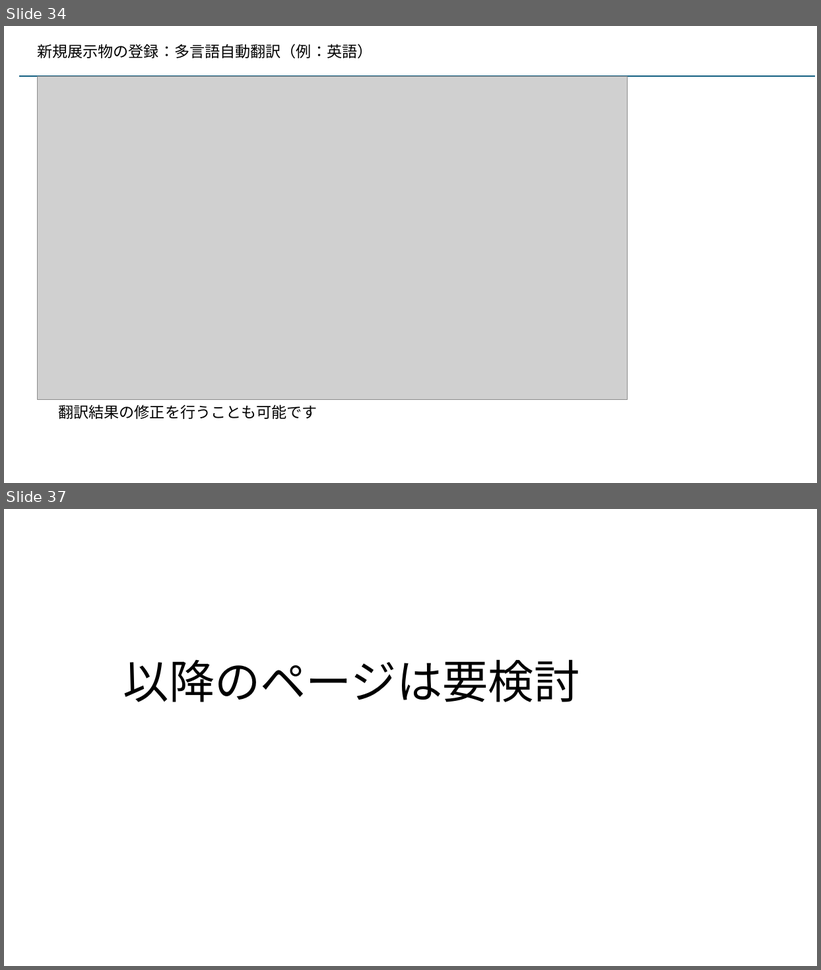
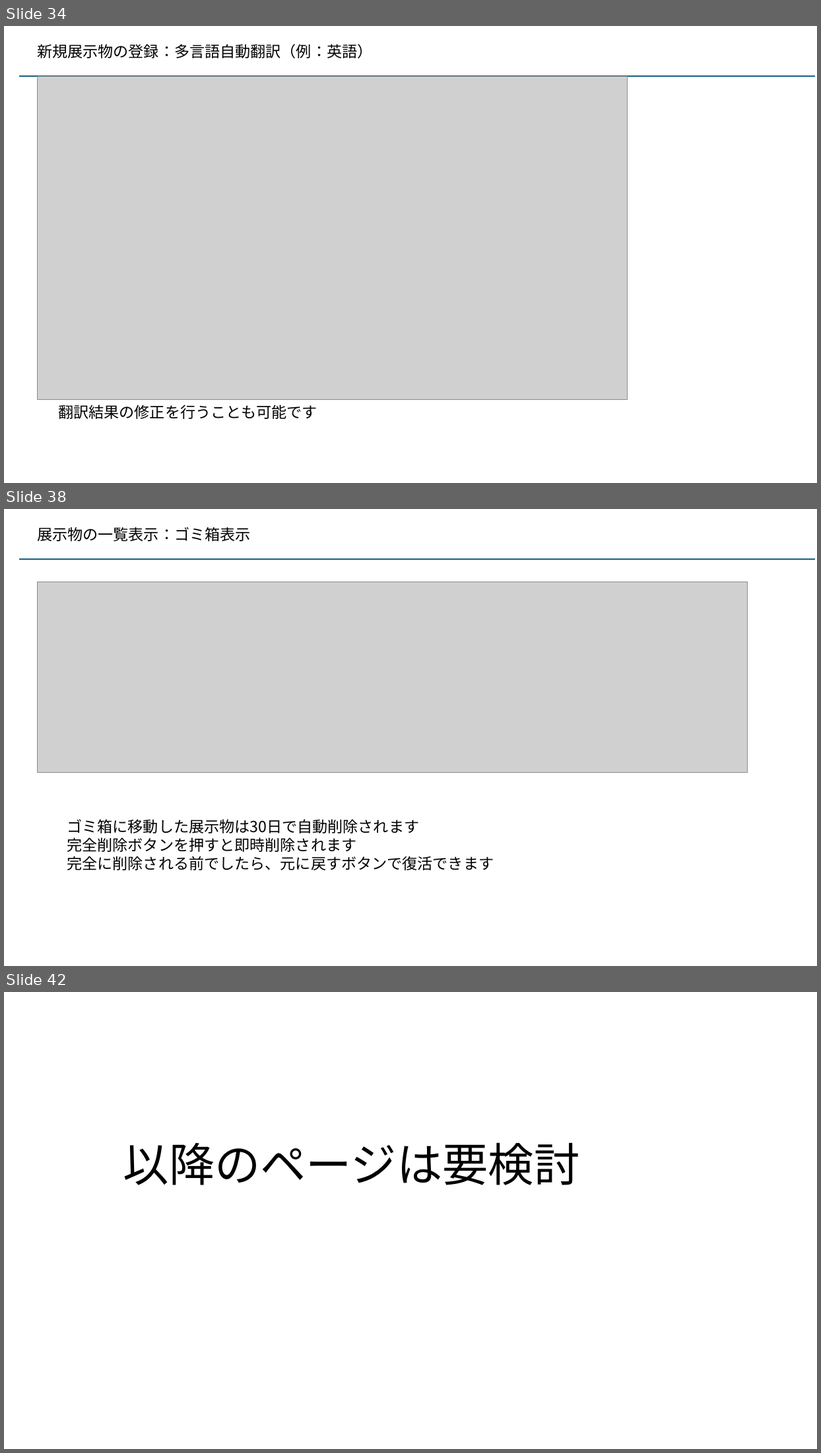
Before and after one commit to kaze-lab/museum_app_proj, a slide deck: 展示物アプリ仕様.pptx. Shown one above the other, each under a label of ours: slides 34 and 37 before the commit, slides 34, 38 and 42 after it; the slides between them are not shown. The pictures are 821x970 and 821x1453 pixels, drawn with LibreOffice and Linux fonts; fonts in the diff are those of the drawing; grey boxes stand for pictures. Boxes give left, top, right and bottom in pixels: in the first picture for what was removed or moved away, otherwise in the second. Text is boxed around its words. In the diff, an @@ line names an element or a change of style, - is before the commit and + after.

```diff
--- a/展示物アプリ仕様.pptx
+++ b/展示物アプリ仕様.pptx
@@ slide 38 added at [4, 509, 817, 966], background #FFFFFF @@
@@ text added at [37, 527, 250, 541], 18 pt, text #000000 @@
+展示物の一覧表示：ゴミ箱表示
@@ line added from (19, 560) to (815, 560), #156082 1.5 pt @@
@@ picture added at [38, 582, 748, 773] @@
@@ text added at [67, 819, 494, 871], 18 pt, text #000000 @@
+ゴミ箱に移動した展示物は30日で自動削除されます
+完全削除ボタンを押すと即時削除されます
+完全に削除される前でしたら、元に戻すボタンで復活できます
@@ what was slide 37 is now slide 42 @@
```
Also in this commit, not shown: 1 slide changed, 4 other slides added, 7 other files.
